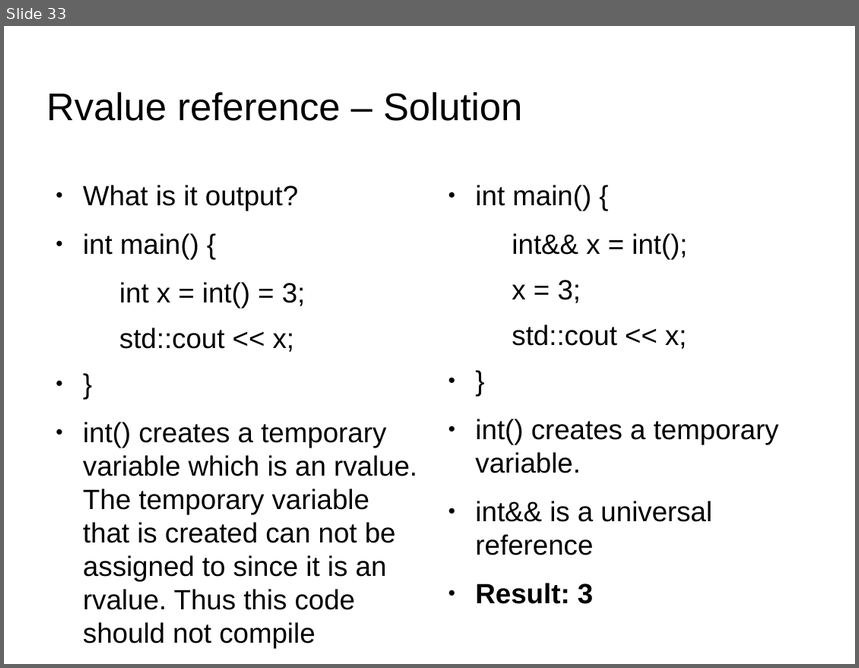
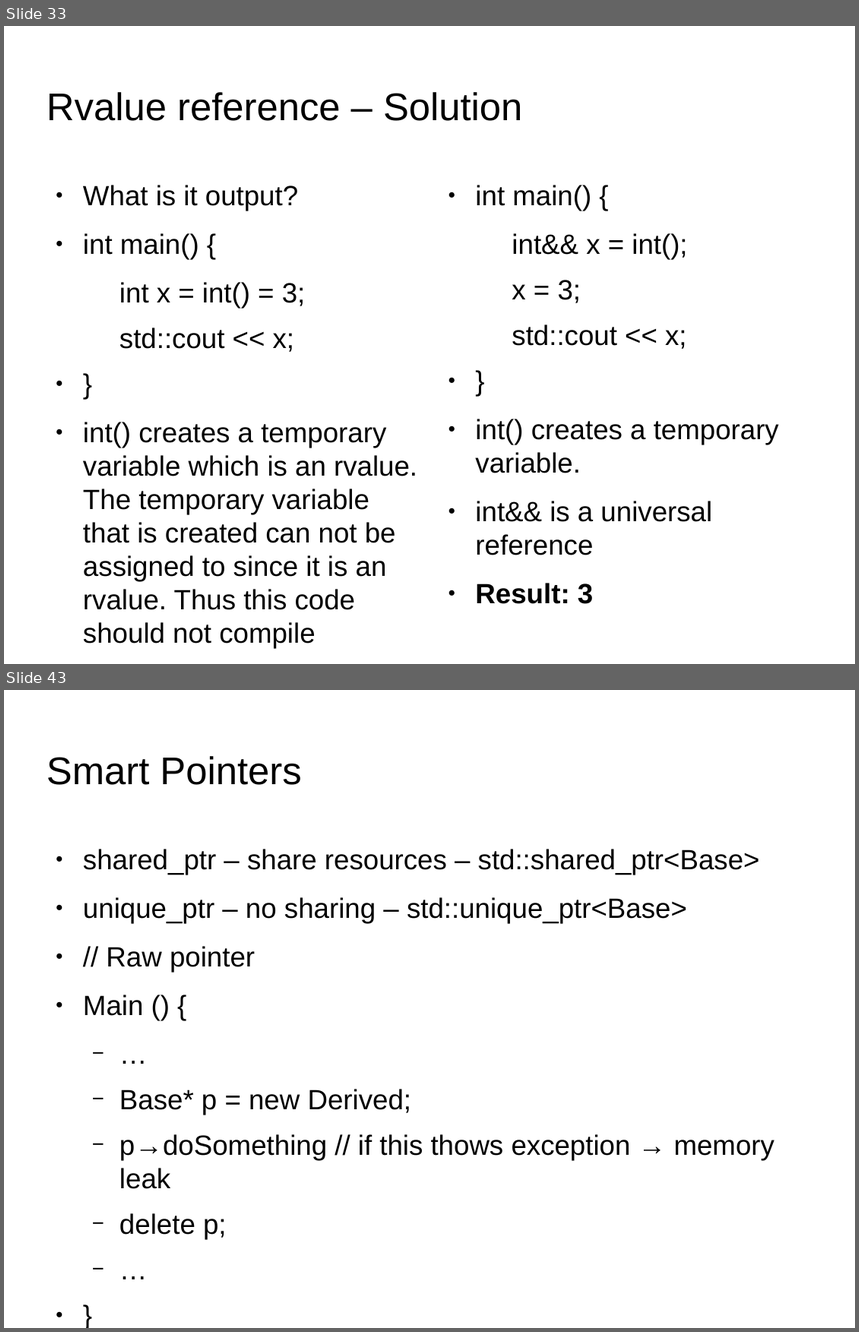
Before and after one commit to kks32/cpp-software-development, a slide deck: Ex22_C++_Quiz/Ex22_C++_Quiz.odp. Shown one above the other, each under a label of ours: slide 33 before the commit, slides 33 and 43 after it; the slides between them are not shown. The pictures are 859x668 and 859x1332 pixels, drawn with LibreOffice and Linux fonts; fonts in the diff are those of the drawing; background and template pictures are left out. Boxes give left, top, right and bottom in pixels: in the first picture for what was removed or moved away, otherwise in the second. Text is boxed around its words. In the diff, an @@ line names an element or a change of style, - is before the commit and + after.

```diff
--- a/Ex22_C++_Quiz/Ex22_C++_Quiz.odp
+++ b/Ex22_C++_Quiz/Ex22_C++_Quiz.odp
@@ slide 43 added at [4,690,855,1328], background picture (left out) @@
@@ title added at [47,756,301,785], 36 pt, text #000000 @@
+Smart Pointers
@@ text added at [83,849,775,1240], 26 pt, text #000000 @@
+● shared_ptr – share resources – std::shared_ptr<Base>
+● unique_ptr – no sharing – std::unique_ptr<Base>
+● // Raw pointer
+● Main () {
+  − …
+  − Base* p = new Derived;
+  − p→doSomething // if this thows exception → memory leak
+  − delete p;
+  − …
+● }
```
Also in this commit, not shown: 1 slide changed, 14 other slides added, 2 other files.
